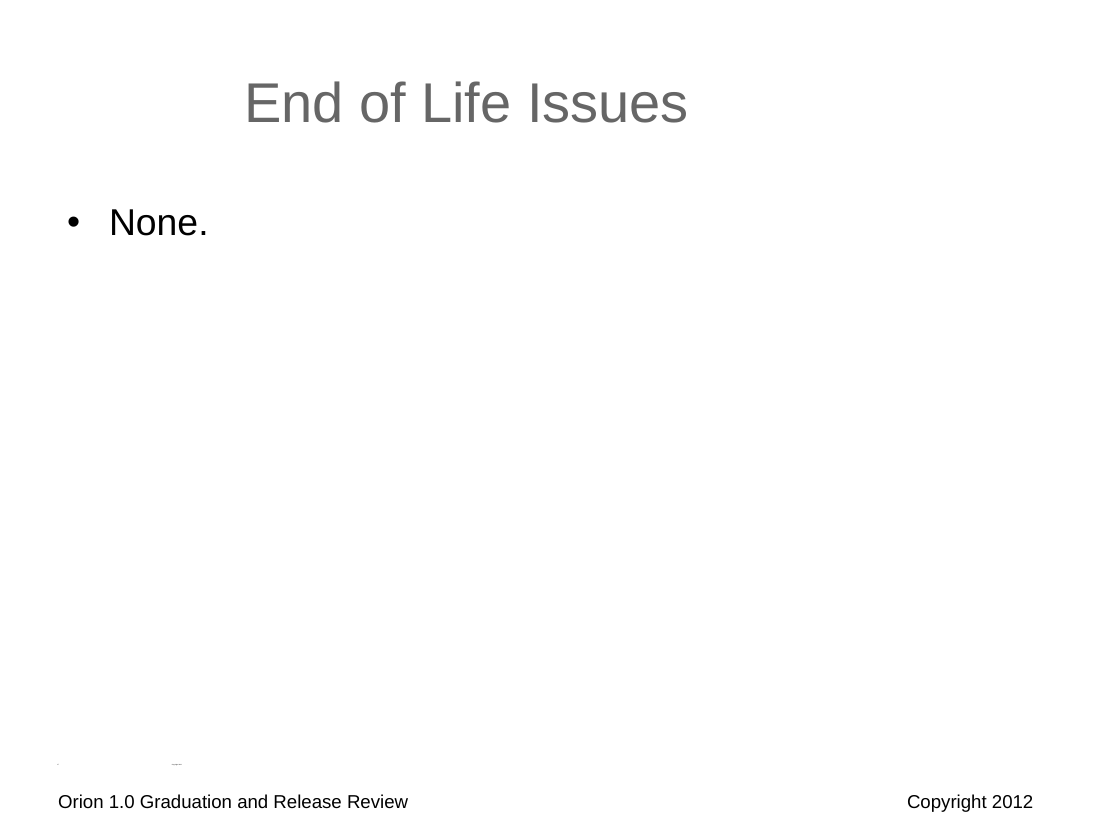
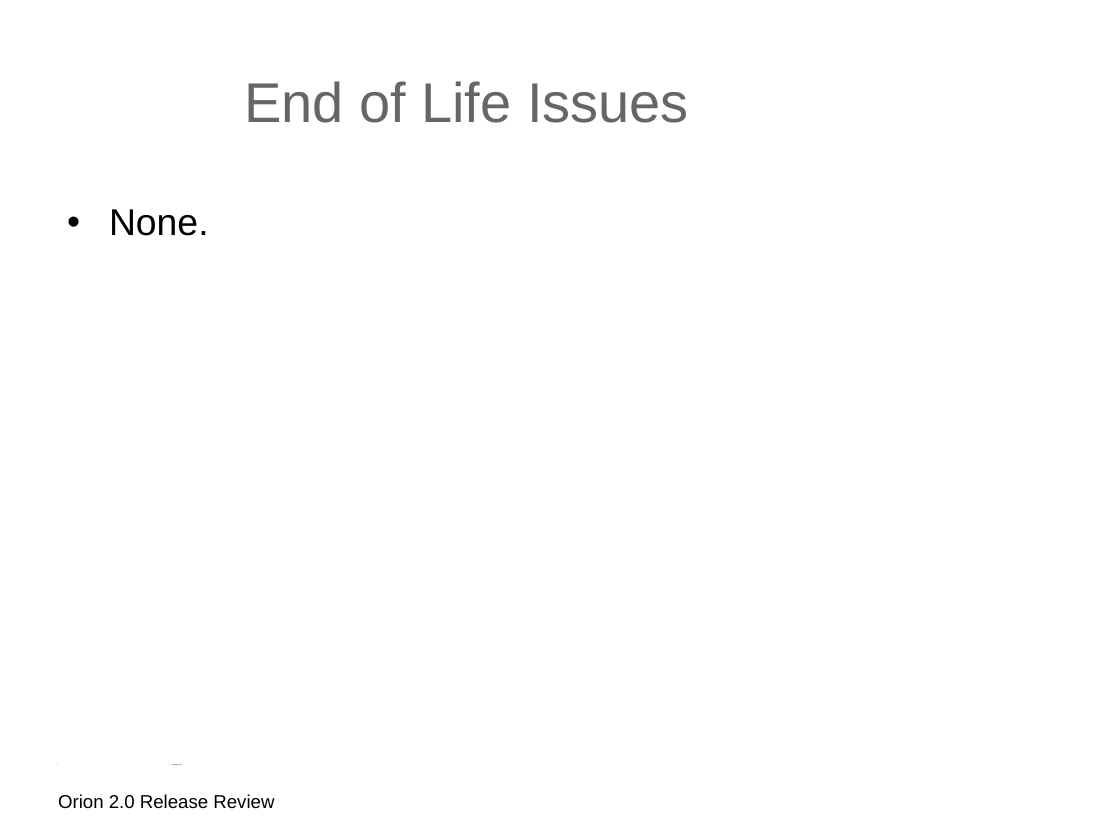
Before and after one commit to eclipse-archived/orion, a slide deck: slide 7 of reviews/orion-2-0-release-review.odp (slide 17 before the commit). Drawn at 1120x840 pixels with LibreOffice and Linux fonts; fonts in the diff are those of the drawing; background and template pictures are left out. Boxes give left, top, right and bottom in pixels: in the first picture for what was removed or moved away, otherwise in the second. Text is boxed around its words. In the diff, an @@ line names an element or a change of style, - is before the commit and + after.

Commit message:
Updating 2.0 Review Slides

```diff
--- a/reviews/orion-2-0-release-review.odp
+++ b/reviews/orion-2-0-release-review.odp
@@ text at box(58, 794, 274, 809): text changed @@
-Orion 1.0 Graduation and Release Review
+Orion 2.0 Release Review
@@ text removed at box(907, 794, 1033, 812) @@
-Copyright 2012
```
Also in this commit, not shown: 9 other slides changed, 4 slides added, 15 slides removed, 1 other file.
